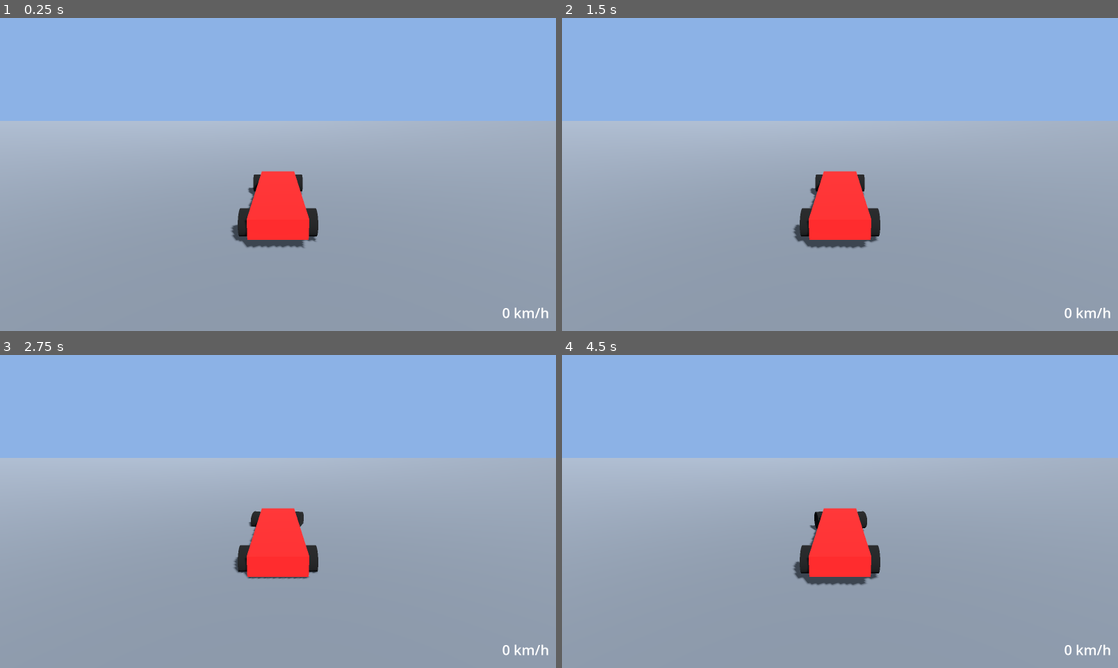
Above: before the commit, frames 1-4 (two rows, left to right).
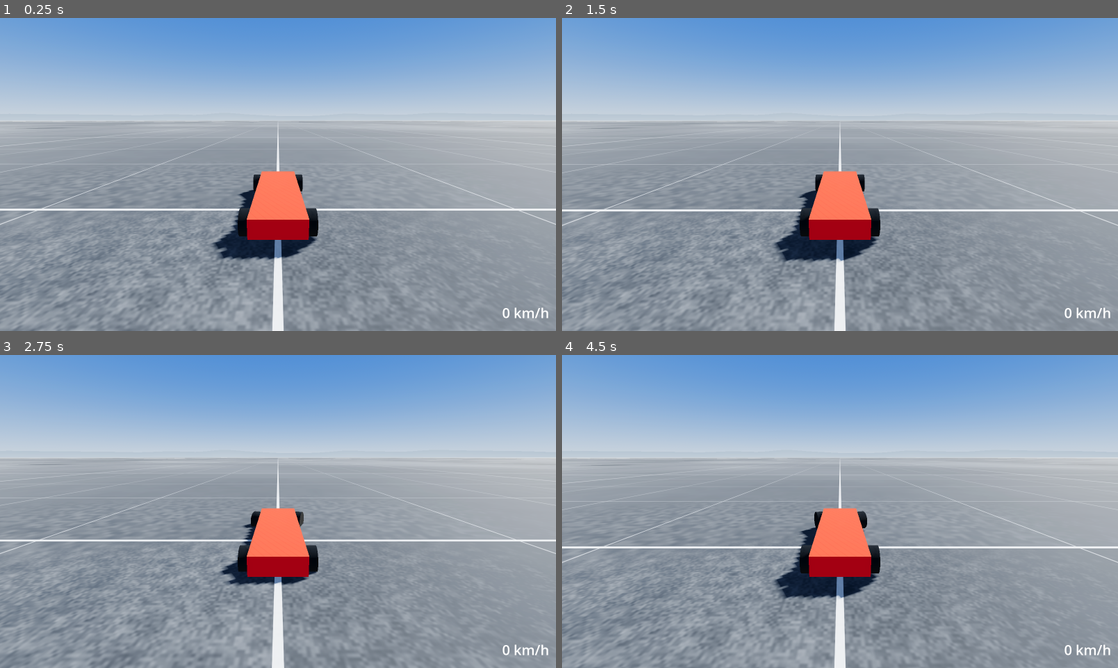
Above: after the commit, the same moments.

Repository: YannickDurindel/fun
Game: Godot game, scene res://scenes/main.tscn
The game is run twice, just before and just after one commit, with the same random seed, the same clock (stepped at 60 frames per second) and the same inputs.
Inputs:
- Up to frame 1 (0.25 s): no input
- Up to frame 2 (1.5 s): tap Enter at 0.5 s; hold Right (steer_right) 0.53-1.28 s; tap 3 (camera_3) at 0.6 s; tap Backspace (respawn) at 1.25 s; hold Down (brake) from 1.28 s (still down); tap 1 (camera_1) at 1.35 s
- Up to frame 3 (2.75 s): tap 3 (camera_3) at 1.55, 2.3 s; tap Backspace (respawn) at 2 s; release Down (brake) at 2.03 s; hold Right (steer_right) from 2.03 s (still down); tap 2 (camera_2) at 2.1 s
- Up to frame 4 (4.5 s): tap Backspace (respawn) at 2.75, 4.25 s; release Right (steer_right) at 2.78 s; hold Up (accelerate) 2.78-3.53 s; tap 3 (camera_3) at 2.85, 3.8, 4.35 s; hold Left (steer_left) from 3.53 s (still down); tap Enter at 3.6 s

The runs differ from the first frame. In frame 1, 43% of the frame differs, in the area x 0-100%, y 0-100%; in frame 2, 43%; in frame 3, 43%; in frame 4, 43%.

Commit message:
Infinite Stadium-style ground, sky, fog and lighting
- Ground mesh (7 km, subdivided) follows the active camera snapped to 32 m;
  WorldBoundaryShape3D collision unchanged at y = 0.
- ground.gdshader: procedural tarmac in world-space pattern coordinates
  (world XZ mod 1024 m via pattern_offset uniform, so no jitter far from the
  origin): asphalt noise, 32 m tile grid + 8 m sub-lines with anti-aliased
  "pristine grid" lines, per-tile tint, repair patches, dashed lines and
  chevrons, distance fade to a flat tone.
- ProceduralSky, ACES tonemap, light glow, sky ambient, warm 45 deg sun with
  PSSM-2 shadows (100 m), depth fog with aerial perspective so the far edge
  melts into the horizon.
- Distant hill silhouette ring centred on the camera.
- Fog/horizon adapt to the camera far plane.
- tests/test_world.gd: collision at x = 5000, ground/horizon follow camera.

Co-Authored-By: Claude Opus 5.5 <noreply@anthropic.com>

Diff:
--- a/scenes/world/world.tscn
+++ b/scenes/world/world.tscn
@@ -1,18 +1,80 @@
-[gd_scene load_steps=6 format=3]
+[gd_scene load_steps=12 format=3]
+
+[ext_resource type="Shader" path="res://shaders/ground.gdshader" id="1_ground"]
+[ext_resource type="Shader" path="res://shaders/horizon.gdshader" id="2_horizon"]
+[ext_resource type="Script" path="res://scripts/world/infinite_ground.gd" id="3_follow"]
 
 [sub_resource type="WorldBoundaryShape3D" id="ground_shape"]
 
 [sub_resource type="PlaneMesh" id="ground_mesh"]
-size = Vector2(2000, 2000)
+size = Vector2(7000, 7000)
+subdivide_width = 87
+subdivide_depth = 87
 
-[sub_resource type="StandardMaterial3D" id="ground_mat"]
-albedo_color = Color(0.35, 0.37, 0.4, 1)
+[sub_resource type="ShaderMaterial" id="ground_mat"]
+render_priority = 0
+shader = ExtResource("1_ground")
+
+[sub_resource type="CylinderMesh" id="horizon_mesh"]
+top_radius = 1.0
+bottom_radius = 1.0
+height = 1.0
+radial_segments = 256
+rings = 0
+cap_top = false
+cap_bottom = false
+
+[sub_resource type="ShaderMaterial" id="horizon_mat"]
+render_priority = 0
+shader = ExtResource("2_horizon")
+shader_parameter/hill_color = Color(0.45, 0.55, 0.66, 1)
+shader_parameter/horizon_color = Color(0.74, 0.81, 0.88, 1)
+shader_parameter/haze = 0.6
+shader_parameter/max_height = 170.0
+
+[sub_resource type="ProceduralSkyMaterial" id="sky_mat"]
+sky_top_color = Color(0.24, 0.45, 0.78, 1)
+sky_horizon_color = Color(0.74, 0.81, 0.88, 1)
+sky_curve = 0.12
+ground_bottom_color = Color(0.74, 0.81, 0.88, 1)
+ground_horizon_color = Color(0.74, 0.81, 0.88, 1)
+sun_angle_max = 25.0
+sun_curve = 0.12
+
+[sub_resource type="Sky" id="sky"]
+sky_material = SubResource("sky_mat")
+radiance_size = 1
 
 [sub_resource type="Environment" id="env"]
-background_mode = 1
-background_color = Color(0.55, 0.7, 0.9, 1)
-ambient_light_source = 2
-ambient_light_color = Color(0.7, 0.75, 0.8, 1)
+background_mode = 2
+sky = SubResource("sky")
+ambient_light_source = 3
+ambient_light_color = Color(0.62, 0.64, 0.66, 1)
+ambient_light_sky_contribution = 0.55
+ambient_light_energy = 1.0
+reflected_light_source = 2
+tonemap_mode = 3
+tonemap_exposure = 1.0
+tonemap_white = 6.0
+glow_enabled = true
+glow_intensity = 0.35
+glow_strength = 1.0
+glow_bloom = 0.03
+glow_blend_mode = 1
+glow_hdr_threshold = 1.1
+fog_enabled = true
+fog_mode = 1
+fog_light_color = Color(0.74, 0.81, 0.88, 1)
+fog_light_energy = 1.0
+fog_sun_scatter = 0.08
+fog_density = 1.0
+fog_aerial_perspective = 1.0
+fog_sky_affect = 0.0
+fog_depth_curve = 1.6
+fog_depth_begin = 250.0
+fog_depth_end = 2900.0
+adjustment_enabled = true
+adjustment_saturation = 1.08
 
 [node name="World" type="Node3D"]
 
@@ -22,12 +84,34 @@
 shape = SubResource("ground_shape")
 
 [node name="Mesh" type="MeshInstance3D" parent="Ground"]
+cast_shadow = 0
+extra_cull_margin = 16.0
 mesh = SubResource("ground_mesh")
 surface_material_override/0 = SubResource("ground_mat")
 
+[node name="Horizon" type="MeshInstance3D" parent="."]
+transform = Transform3D(3200, 0, 0, 0, 1, 0, 0, 0, 3200, 0, 0, 0)
+cast_shadow = 0
+custom_aabb = AABB(-1, -40, -1, 2, 260, 2)
+mesh = SubResource("horizon_mesh")
+surface_material_override/0 = SubResource("horizon_mat")
+
 [node name="Sun" type="DirectionalLight3D" parent="."]
-transform = Transform3D(0.866, -0.354, 0.354, 0, 0.707, 0.707, -0.5, -0.612, 0.612, 0, 20, 0)
+transform = Transform3D(-0.5, -0.612372, 0.612372, 0, 0.707107, 0.707107, -0.866025, 0.353553, -0.353553, 0, 50, 0)
+light_color = Color(1, 0.95, 0.86, 1)
+light_energy = 1.5
 shadow_enabled = true
+shadow_bias = 0.03
+shadow_normal_bias = 1.2
+shadow_blur = 1.5
+directional_shadow_mode = 1
+directional_shadow_split_1 = 0.2
+directional_shadow_fade_start = 0.85
+directional_shadow_max_distance = 100.0
+directional_shadow_pancake_size = 20.0
 
 [node name="Environment" type="WorldEnvironment" parent="."]
 environment = SubResource("env")
+
+[node name="InfiniteGround" type="Node3D" parent="."]
+script = ExtResource("3_follow")
--- /dev/null
+++ b/scripts/world/infinite_ground.gd
@@ -0,0 +1,97 @@
+extends Node3D
+## Keeps the visible world "infinite" around the active camera.
+##
+## - Moves the ground mesh in XZ, snapped to `snap_size` so the world-space
+##   pattern never swims, and feeds the shader `pattern_offset`, which is
+##   fposmod(mesh_origin, PATTERN_PERIOD). The shader only works with small
+##   pattern-space coordinates, so it stays jitter-free at any distance.
+## - Keeps the horizon hill ring centred on the camera (it never gets closer).
+## - Fits fog and the horizon to the camera's far plane so the ground edge is
+##   never visible, even if the camera uses a short `far`.
+##
+## Collision is a WorldBoundaryShape3D (infinite already) and never moves.
+## Precision note: the world origin is never shifted. Shading is stable at any
+## distance; vertex positions are transformed in float32 on the GPU, so beyond
+## roughly 100 km geometry itself starts to wobble by a few mm (physics and
+## every other system share that limit).
+
+const PATTERN_PERIOD: float = 1024.0
+
+@export var ground_mesh_path: NodePath = ^"../Ground/Mesh"
+@export var horizon_path: NodePath = ^"../Horizon"
+@export var environment_path: NodePath = ^"../Environment"
+## Must divide PATTERN_PERIOD and be a multiple of the shader's tile size.
+@export var snap_size: float = 32.0
+## Half extent of the ground mesh (keep in sync with the PlaneMesh size).
+@export var ground_half_extent: float = 3500.0
+@export var horizon_radius: float = 3200.0
+@export var fog_end: float = 2900.0
+
+var _ground: MeshInstance3D
+var _horizon: Node3D
+var _env: Environment
+var _mat: ShaderMaterial
+var _last_snap: Vector2 = Vector2(INF, INF)
+var _last_far: float = -1.0
+var _fog_begin: float = 250.0 # designed fog start, from the Environment
+
+
+func _ready() -> void:
+	_ground = get_node_or_null(ground_mesh_path) as MeshInstance3D
+	_horizon = get_node_or_null(horizon_path) as Node3D
+	var we := get_node_or_null(environment_path) as WorldEnvironment
+	if we != null:
+		_env = we.environment
+		if _env != null:
+			_fog_begin = _env.fog_depth_begin
+	if _ground != null:
+		_mat = _ground.get_active_material(0) as ShaderMaterial
+	_update(true)
+
+
+func _process(_delta: float) -> void:
+	_update(false)
+
+
+## World position the visuals should be centred on.
+func get_focus() -> Vector3:
+	var cam := get_viewport().get_camera_3d()
+	if cam != null:
+		return cam.global_position
+	var car := get_tree().get_first_node_in_group(&"car") as Node3D
+	if car == null:
+		# In main.tscn the Car is a sibling of World (this node's parent).
+		car = get_parent().get_node_or_null(^"../Car") as Node3D
+	if car != null:
+		return car.global_position
+	return Vector3.ZERO
+
+
+func _update(force: bool) -> void:
+	var focus := get_focus()
+	var snapped_xz := Vector2(snappedf(focus.x, snap_size), snappedf(focus.z, snap_size))
+	if _ground != null and (force or snapped_xz != _last_snap):
+		_last_snap = snapped_xz
+		_ground.global_position = Vector3(snapped_xz.x, 0.0, snapped_xz.y)
+		if _mat != null:
+			_mat.set_shader_parameter(&"pattern_offset", Vector2(
+				fposmod(snapped_xz.x, PATTERN_PERIOD), fposmod(snapped_xz.y, PATTERN_PERIOD)))
+	if _horizon != null:
+		_horizon.global_position = Vector3(focus.x, 0.0, focus.z)
+	_fit_to_camera(force)
+
+
+## Pulls fog and horizon in if the camera's far plane is shorter than designed.
+func _fit_to_camera(force: bool) -> void:
+	var cam := get_viewport().get_camera_3d()
+	var far := cam.far if cam != null else 4000.0
+	if not force and is_equal_approx(far, _last_far):
+		return
+	_last_far = far
+	var reach := minf(ground_half_extent, far * 0.97)
+	if _env != null:
+		_env.fog_depth_end = minf(fog_end, reach * 0.88)
+		_env.fog_depth_begin = minf(_fog_begin, _env.fog_depth_end * 0.5)
+	if _horizon != null:
+		var r := minf(horizon_radius, reach * 0.92)
+		_horizon.scale = Vector3(r, 1.0, r)
--- /dev/null
+++ b/shaders/ground.gdshader
@@ -0,0 +1,183 @@
+shader_type spatial;
+// Trackmania Stadium-style tarmac for the infinite ground.
+//
+// Everything is computed in a "pattern space" that equals world XZ modulo
+// PATTERN_PERIOD (1024 m). The mesh follows the camera snapped to 32 m and
+// `pattern_offset` = fposmod(mesh_origin.xz, 1024) is supplied by
+// scripts/world/infinite_ground.gd. Pattern coordinates near the camera
+// therefore stay below ~1100 m no matter how far the car drives, so
+// fract()/hash()/fwidth() never lose precision (no jitter at 10+ km).
+// Every pattern below is 1024-periodic so the wrap is invisible.
+render_mode blend_mix, depth_draw_opaque, cull_back, diffuse_burley, specular_schlick_ggx;
+
+const float PATTERN_PERIOD = 1024.0;
+
+uniform vec2 pattern_offset = vec2(0.0);
+
+group_uniforms colours;
+uniform vec3 asphalt_color : source_color = vec3(0.34, 0.345, 0.35);
+uniform vec3 asphalt_dark : source_color = vec3(0.25, 0.255, 0.26);
+uniform vec3 asphalt_light : source_color = vec3(0.40, 0.405, 0.41);
+uniform vec3 line_color : source_color = vec3(0.86, 0.87, 0.88);
+uniform vec3 marking_color : source_color = vec3(0.92, 0.92, 0.90);
+group_uniforms;
+
+group_uniforms grid;
+uniform float tile_size = 32.0;     // must divide PATTERN_PERIOD
+uniform float sub_size = 8.0;       // must divide tile_size
+uniform float major_width = 0.16;   // metres
+uniform float minor_width = 0.06;   // metres
+uniform float major_strength : hint_range(0.0, 1.0) = 0.75;
+uniform float minor_strength : hint_range(0.0, 1.0) = 0.42;
+uniform float grid_fade_start = 250.0;
+uniform float grid_fade_end = 1400.0;
+group_uniforms;
+
+group_uniforms surface;
+uniform float roughness_base : hint_range(0.0, 1.0) = 0.82;
+uniform float grain_strength : hint_range(0.0, 1.0) = 0.55;
+group_uniforms;
+
+varying vec2 v_p;
+
+// ---------------------------------------------------------------- noise ----
+float hash_u(uvec2 q) {
+	uint h = q.x * 1597334677u ^ q.y * 3812015801u;
+	h ^= h >> 16u;
+	h *= 0x7feb352du;
+	h ^= h >> 15u;
+	h *= 0x846ca68bu;
+	h ^= h >> 16u;
+	return float(h) * (1.0 / 4294967295.0);
+}
+
+// Hash of an integer cell, wrapped to `period` cells.
+float cell_hash(vec2 cell, float period) {
+	vec2 c = mod(cell, period);
+	return hash_u(uvec2(c));
+}
+
+// Value noise with cells of `cell` metres, periodic in PATTERN_PERIOD.
+float vnoise(vec2 p, float cell) {
+	float period = PATTERN_PERIOD / cell;
+	vec2 q = p / cell;
+	vec2 i = floor(q);
+	vec2 f = q - i;
+	vec2 u = f * f * (3.0 - 2.0 * f);
+	float a = cell_hash(i, period);
+	float b = cell_hash(i + vec2(1.0, 0.0), period);
+	float c = cell_hash(i + vec2(0.0, 1.0), period);
+	float d = cell_hash(i + vec2(1.0, 1.0), period);
+	return mix(mix(a, b, u.x), mix(c, d, u.x), u.y);
+}
+
+// Fades an octave of noise out once its cell gets smaller than ~2 pixels.
+float octave_fade(float cell, float px) {
+	return 1.0 - smoothstep(cell * 0.25, cell * 0.7, px);
+}
+
+// ----------------------------------------------------------------- grid ----
+// Anti-aliased grid ("pristine grid", B. Golus). `uv` in grid cells,
+// `width` in cell units. Converges to the average coverage when lines get
+// thinner than a pixel, so there is no moire at grazing angles.
+float grid(vec2 uv, float width) {
+	vec2 dx = dFdx(uv);
+	vec2 dy = dFdy(uv);
+	vec2 deriv = vec2(length(vec2(dx.x, dy.x)), length(vec2(dx.y, dy.y)));
+	vec2 target = vec2(width);
+	vec2 draw = clamp(target, deriv, vec2(0.5));
+	vec2 aa = deriv * 1.5;
+	vec2 g = 1.0 - abs(fract(uv) * 2.0 - 1.0);
+	vec2 l = smoothstep(draw + aa, draw - aa, g);
+	l *= clamp(target / draw, 0.0, 1.0);
+	l = mix(l, target, clamp(deriv * 2.0 - 1.0, 0.0, 1.0));
+	return mix(l.x, 1.0, l.y);
+}
+
+// Coverage of an axis-aligned box [lo, hi] with a soft, AA'd edge.
+float box(vec2 p, vec2 lo, vec2 hi, float soft) {
+	vec2 a = smoothstep(lo - soft, lo + soft, p) * (1.0 - smoothstep(hi - soft, hi + soft, p));
+	return a.x * a.y;
+}
+
+void vertex() {
+	// The mesh is never rotated or scaled, so local XZ = world XZ - origin.
+	v_p = VERTEX.xz + pattern_offset;
+}
+
+void fragment() {
+	vec2 p = v_p;
+	float dist = length(VERTEX);
+	// Size of a pixel in metres on the ground.
+	float px = max(length(dFdx(p)), length(dFdy(p)));
+
+	// --- base asphalt: large mottling + fine grain -------------------------
+	float big = vnoise(p, 128.0) * 0.6 + vnoise(p, 32.0) * 0.4;
+	float mid = vnoise(p, 4.0) * 0.6 + vnoise(p, 1.0) * 0.4;
+	float grain = 0.0;
+	float f1 = octave_fade(0.25, px);
+	float f2 = octave_fade(0.0625, px);
+	grain += (vnoise(p, 0.25) - 0.5) * f1;
+	grain += (vnoise(p, 0.0625) - 0.5) * f2 * 1.3;
+
+	vec3 col = mix(asphalt_dark, asphalt_light, smoothstep(0.15, 0.85, big));
+	col = mix(col, asphalt_color, 0.45);
+	col *= 1.0 + (mid - 0.5) * 0.06 * octave_fade(1.0, px);
+	col *= 1.0 + grain * 0.45 * grain_strength;
+
+	// --- per-tile tint (each 32 m "block" slightly different) --------------
+	vec2 tile = floor(p / tile_size);
+	float tile_period = PATTERN_PERIOD / tile_size;
+	float th = cell_hash(tile, tile_period);
+	col *= 0.965 + 0.07 * th;
+
+	// --- occasional darker repair patches and markings ---------------------
+	vec2 tp = p - tile * tile_size; // 0..tile_size inside the tile
+	float th2 = cell_hash(tile + vec2(17.0, 31.0), tile_period);
+	float th3 = cell_hash(tile + vec2(53.0, 7.0), tile_period);
+	float soft = max(px, 0.05);
+	if (th2 < 0.16) {
+		// A patch aligned on the 8 m sub-grid, 1 to 3 sub-cells wide.
+		vec2 cells = floor(vec2(th3, fract(th3 * 7.31)) * 3.0) + 1.0;
+		vec2 lo = floor(vec2(fract(th3 * 3.7), fract(th3 * 11.3)) * (4.0 - cells)) * sub_size;
+		vec2 hi = lo + cells * sub_size;
+		float patch = box(tp, lo + 0.6, hi - 0.6, soft);
+		col = mix(col, col * 0.72, patch * (0.75 + 0.25 * vnoise(p, 2.0)));
+	} else if (th2 > 0.93) {
+		// Dashed centre marking running along the tile (like a road block).
+		bool along_x = th3 > 0.5;
+		vec2 q = along_x ? tp : tp.yx;
+		float dash = box(vec2(mod(q.x, 4.0), q.y), vec2(0.5, tile_size * 0.5 - 0.15),
+				vec2(2.5, tile_size * 0.5 + 0.15), soft);
+		col = mix(col, marking_color, dash * 0.8);
+	} else if (th2 > 0.89) {
+		// Chevron arrow pair, Trackmania style.
+		vec2 c = tp - vec2(tile_size * 0.5);
+		bool along_x = th3 > 0.5;
+		vec2 q = along_x ? c : c.yx;
+		float arrow = 0.0;
+		for (int k = 0; k < 2; k++) {
+			float ox = float(k) * 2.4 - 1.2;
+			float d = abs(q.x - ox - (2.2 - abs(q.y) * 0.9));
+			float inside = 1.0 - smoothstep(2.4 - soft, 2.4 + soft, abs(q.y));
+			arrow = max(arrow, (1.0 - smoothstep(0.35 - soft, 0.35 + soft, d)) * inside);
+		}
+		col = mix(col, marking_color, arrow * 0.75);
+	}
+
+	// --- grid lines ---------------------------------------------------------
+	float major = grid(p / tile_size, major_width / tile_size);
+	float minor = grid(p / sub_size, minor_width / sub_size);
+	float grid_fade = 1.0 - smoothstep(grid_fade_start, grid_fade_end, dist);
+	float lines = max(major * major_strength, minor * minor_strength) * grid_fade;
+	col = mix(col, line_color, lines);
+
+	// Far away, blend everything to the average tone (no shimmer).
+	float far_fade = smoothstep(600.0, 2200.0, dist);
+	col = mix(col, asphalt_color * 0.98, far_fade);
+
+	ALBEDO = col;
+	ROUGHNESS = mix(roughness_base + grain * 0.15, 0.6, lines);
+	SPECULAR = 0.35;
+	METALLIC = 0.0;
+}
--- /dev/null
+++ b/shaders/horizon.gdshader
@@ -0,0 +1,42 @@
+shader_type spatial;
+// Distant low hills on the horizon. Applied to an open cylinder that stays
+// centred on the camera (scripts/world/infinite_ground.gd), so the hills never
+// get closer. Unshaded and fog-free: the colour is blended towards the horizon
+// colour by hand so the base melts into the fogged ground.
+render_mode unshaded, fog_disabled, cull_disabled, shadows_disabled, depth_draw_opaque;
+
+uniform vec3 hill_color : source_color = vec3(0.50, 0.60, 0.70);
+uniform vec3 horizon_color : source_color = vec3(0.72, 0.80, 0.88);
+uniform float haze : hint_range(0.0, 1.0) = 0.55;
+uniform float max_height = 160.0; // metres (tallest hill)
+
+varying float v_t; // 0 at base, 1 at the silhouette top
+
+float hash1(float n) {
+	return fract(sin(n) * 43758.5453);
+}
+
+// 1D periodic value noise over the angle.
+float anoise(float a, float freq) {
+	float x = a * freq;
+	float i = floor(x);
+	float f = x - i;
+	float u = f * f * (3.0 - 2.0 * f);
+	return mix(hash1(mod(i, freq)), hash1(mod(i + 1.0, freq)), u);
+}
+
+void vertex() {
+	float ang = atan(VERTEX.z, VERTEX.x) / 6.2831853 + 0.5; // 0..1
+	float h = anoise(ang, 7.0) * 0.55 + anoise(ang, 23.0) * 0.30 + anoise(ang, 61.0) * 0.15;
+	h = pow(h, 1.6);
+	// CylinderMesh spans y in [-0.5, 0.5]; push the top ring to the hill height.
+	float top = step(0.0, VERTEX.y);
+	VERTEX.y = mix(-30.0, (0.06 + h * 0.94) * max_height, top);
+	v_t = top;
+}
+
+void fragment() {
+	// Hills are hazier at their base, which sits right on the fogged horizon.
+	float k = mix(1.0, haze, pow(v_t, 0.6));
+	ALBEDO = mix(hill_color, horizon_color, k);
+}
--- /dev/null
+++ b/tests/test_world.gd
@@ -0,0 +1,51 @@
+extends TestCase
+## Infinite ground: collision far from the origin and visuals following the camera.
+
+const WORLD := "res://scenes/world/world.tscn"
+
+
+func test_ground_catches_body_far_from_origin() -> void:
+	spawn(WORLD)
+	var body := RigidBody3D.new()
+	var shape := CollisionShape3D.new()
+	var sphere := SphereShape3D.new()
+	sphere.radius = 0.5
+	shape.shape = sphere
+	body.add_child(shape)
+	add_child(body)
+	body.global_position = Vector3(5000.0, 3.0, -4200.0)
+	await physics_frames(480)
+	assert_between(body.global_position.y, 0.45, 0.55, "sphere centre height at x=5000")
+	assert_between(body.global_position.x, 4999.9, 5000.1, "sphere x drift")
+
+
+func test_visible_ground_follows_camera() -> void:
+	var world := spawn(WORLD)
+	var cam := Camera3D.new()
+	add_child(cam)
+	cam.current = true
+	cam.global_position = Vector3(5013.0, 3.0, -12345.0)
+	for i in 3:
+		await get_tree().process_frame
+	var mesh := world.get_node("Ground/Mesh") as MeshInstance3D
+	var p := mesh.global_position
+	assert_true(absf(p.y) < 0.001, "ground top surface must stay at y = 0 (got %.3f)" % p.y)
+	assert_between(absf(p.x - cam.global_position.x), 0.0, 16.0, "ground |dx| to camera")
+	assert_between(absf(p.z - cam.global_position.z), 0.0, 16.0, "ground |dz| to camera")
+	assert_true(is_equal_approx(fposmod(p.x, 32.0), 0.0) and is_equal_approx(fposmod(p.z, 32.0), 0.0),
+		"ground must snap to the 32 m tile grid")
+	var mat := mesh.get_active_material(0) as ShaderMaterial
+	var off: Vector2 = mat.get_shader_parameter(&"pattern_offset")
+	assert_true(is_equal_approx(off.x, fposmod(p.x, 1024.0)) and is_equal_approx(off.y, fposmod(p.z, 1024.0)),
+		"pattern_offset must equal the mesh origin modulo 1024 (got %s)" % off)
+	var horizon := world.get_node("Horizon") as Node3D
+	var hp := horizon.global_position
+	assert_true(Vector2(hp.x, hp.z).distance_to(Vector2(cam.global_position.x, cam.global_position.z)) < 0.01,
+		"horizon ring must be centred on the camera")
+	# Move on: the mesh must keep up.
+	cam.global_position = Vector3(-30000.0, 3.0, 777.0)
+	for i in 2:
+		await get_tree().process_frame
+	p = mesh.global_position
+	assert_between(absf(p.x - cam.global_position.x), 0.0, 16.0, "ground |dx| after move")
+	assert_between(absf(p.z - cam.global_position.z), 0.0, 16.0, "ground |dz| after move")
Not shown, added: scripts/world/infinite_ground.gd.uid
Not shown, added: shaders/ground.gdshader.uid
Not shown, added: shaders/horizon.gdshader.uid
Not shown, added: tests/test_world.gd.uid
